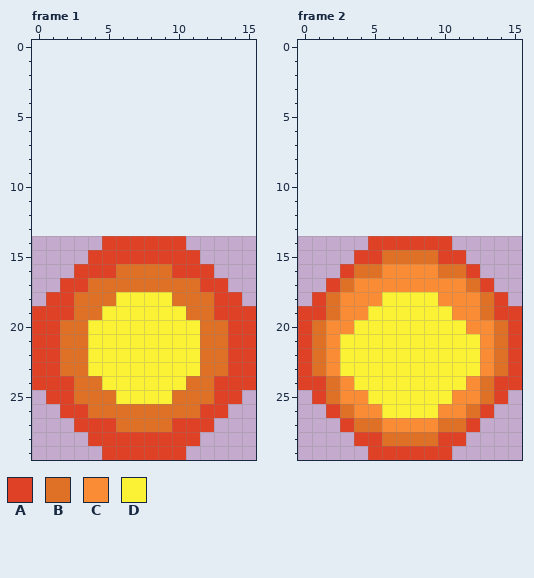
Pixel-art file: src/characters/enemies/Wanyudo/HomingFireBall.aseprite. The first picture shows the starting point.
16x16 pixels, 2 frames. Shown: frame 1, frame 2. The old version is drawn lined up with the new one, on the new canvas. The commit also changed other frames, which this record leaves out.
Palette (. is transparent): A #df4126  B #df7126  C #fb8c36  D #fbf236
Pixels before, frame 1, first column x 0:
14 .....AAAAAA.....
15 ....AAAAAAAA....
16 ...AAABBBBAAA...
17 ..AABBBBBBBBAA..
18 .AABBBDDDDBBBAA.
19 AAABBDDDDDDBBAAA
20 AABBDDDDDDDDBBAA
21 AABBDDDDDDDDBBAA
22 AABBDDDDDDDDBBAA
23 AABBDDDDDDDDBBAA
24 AAABBDDDDDDBBAAA
25 .AABBBDDDDBBBAA.
26 ..AABBBBBBBBAA..
27 ...AAABBBBAAA...
28 ....AAAAAAAA....
29 .....AAAAAA.....
Pixels before, frame 2, first column x 0:
14 .....AAAAAA.....
15 ....AABBBBAA....
16 ...ABBCCCCBBA...
17 ..ABCCCCCCCCBA..
18 .ABCCCDDDDCCCBA.
19 AABCCDDDDDDCCBAA
20 ABCCDDDDDDDDCCBA
21 ABCDDDDDDDDDDCBA
22 ABCDDDDDDDDDDCBA
23 ABCDDDDDDDDDDCBA
24 AABCDDDDDDDDCBAA
25 .ABCCDDDDDDCCBA.
26 ..ABCCDDDDCCBA..
27 ...ABBCCCCBBA...
28 ....AABBBBAA....
29 .....AAAAAA.....
Once edited:
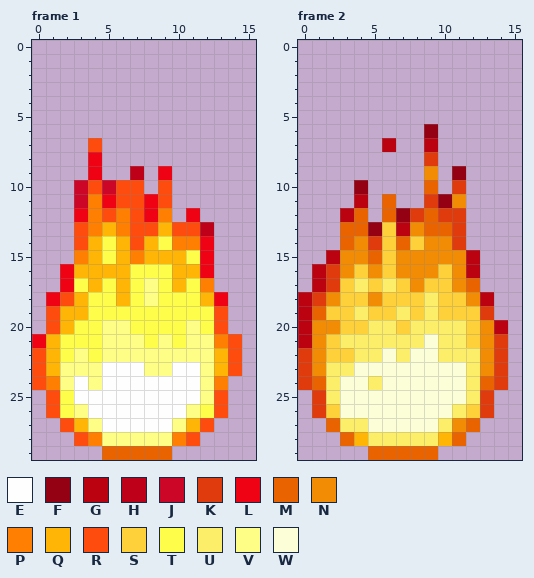
Colours new in this view: E #fefefe  F #930113  G #ba0211  H #be0118  J #cb0626  K #e03b0c  L #f00215  M #ea6301  N #f38c05  P #fe7f01  Q #feb506  R #fe4c0f  S #fed03a  T #fefe4a  U #fdee69  V #fefe86  W #fbfed7
The edit:
canvas 16x16 -> 16x30, the old top-left corner now at 0,14
Changed rows in their new state; - is an unchanged pixel.
Frame 1:
first column x 0:
 7 ----R-----------
 8 ----L-----------
 9 ----L--H-L------
10 ---JRJRR-R------
11 ---JPLRRLR------
12 ---LPRPRLP-L----
13 ---RPQPRRQRRH---
14 ---RQTQRQTPPL---
15 ---PQTQPQQQTL---
16 --LQQQQTTTQQL---
17 --LTQTQTVTQTP.--
18 -LRQTTQTVTTTQL.-
19 .RQQTTTTTTTTTR..
20 .RQTTVVTTTTVTR..
21 LQTTTVVVTVTVVPR.
22 RQTVTVVVVVVVVQR.
23 RQVVVEEEVVEEVQR.
24 RPVEVEEEEEEEVP..
25 -RTEEEEEEEEEVR.-
26 -RTVEEEEEEEVTR--
27 --RQVEEEEEVQR---
28 ---RPVVVVVPR----
29 -----MMMMM.-----
Frame 2:
first column x 0:
 6 ---------F------
 7 ------G--G------
 8 ---------K------
 9 ---------N-F----
10 ----F----M-K----
11 ----G-M--KFN----
12 ---GM-MFKMKK----
13 ---MMFSGNMMK----
14 ---MNKSMSNNK----
15 --GNNMSNNNNNG---
16 -GKNSNSNNNSNG---
17 -GKSUSUSNSSNM.--
18 GKNSSNSSSUSSNG.-
19 GMSSUSSUSUSSSK..
20 GNNSSUUSUUUUSNG.
21 GNSUUUUUUWUUSNK.
22 KNSSUUWUWWUUUNK.
23 KNUUWWWWWWWWUNK.
24 KMUWWUWWWWWWUMK.
25 -KUWWWWWWWWWUK.-
26 -KSWWWWWWWWUSK--
27 --MUUWWWWWUNM---
28 ---MQUUUUUQM----
29 -----MMMMM.-----
Where, in picture pixels (left, top, right, bottom), the same in both pictures:
changed: (32, 138, 256, 460)
changed: (298, 124, 522, 460)
